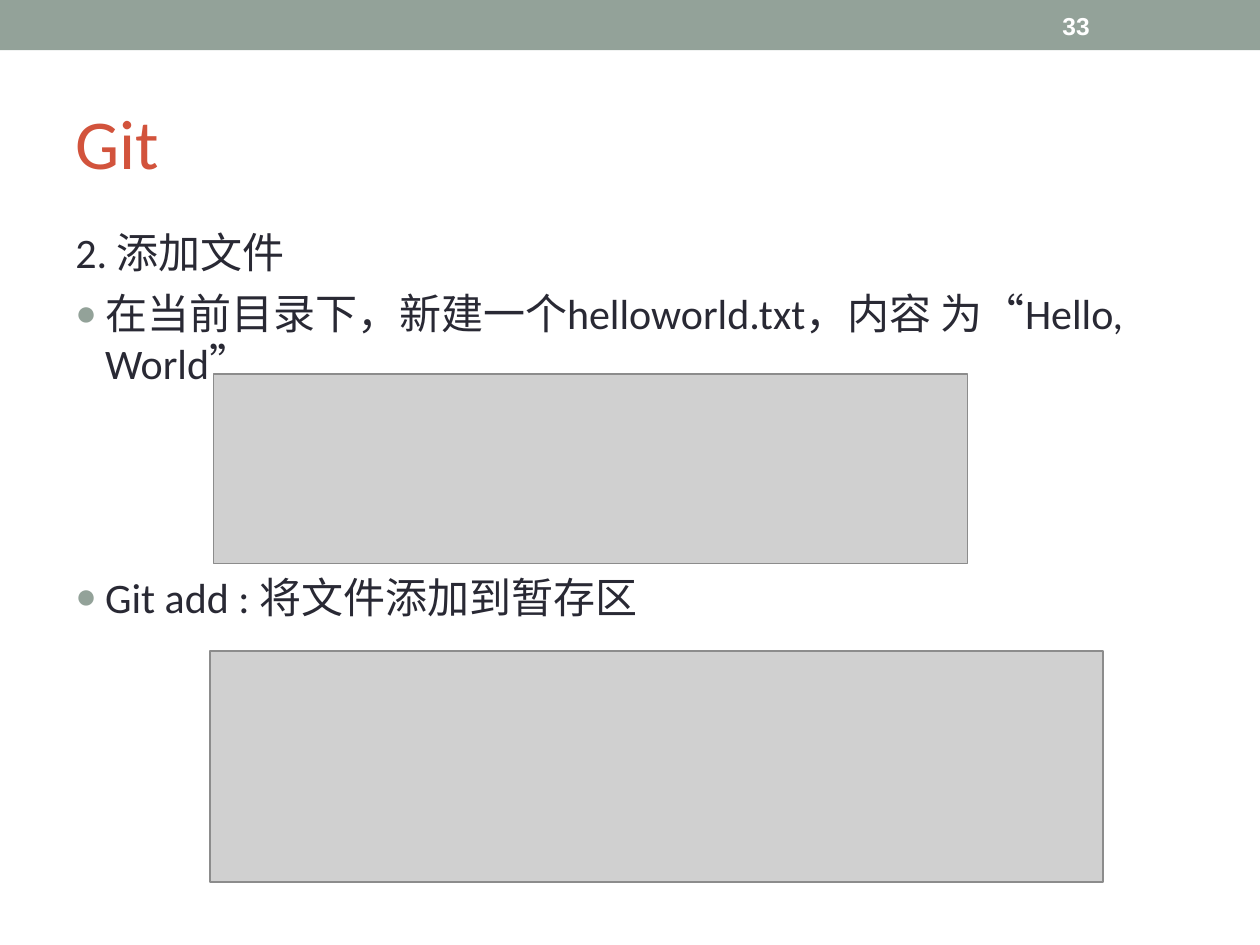
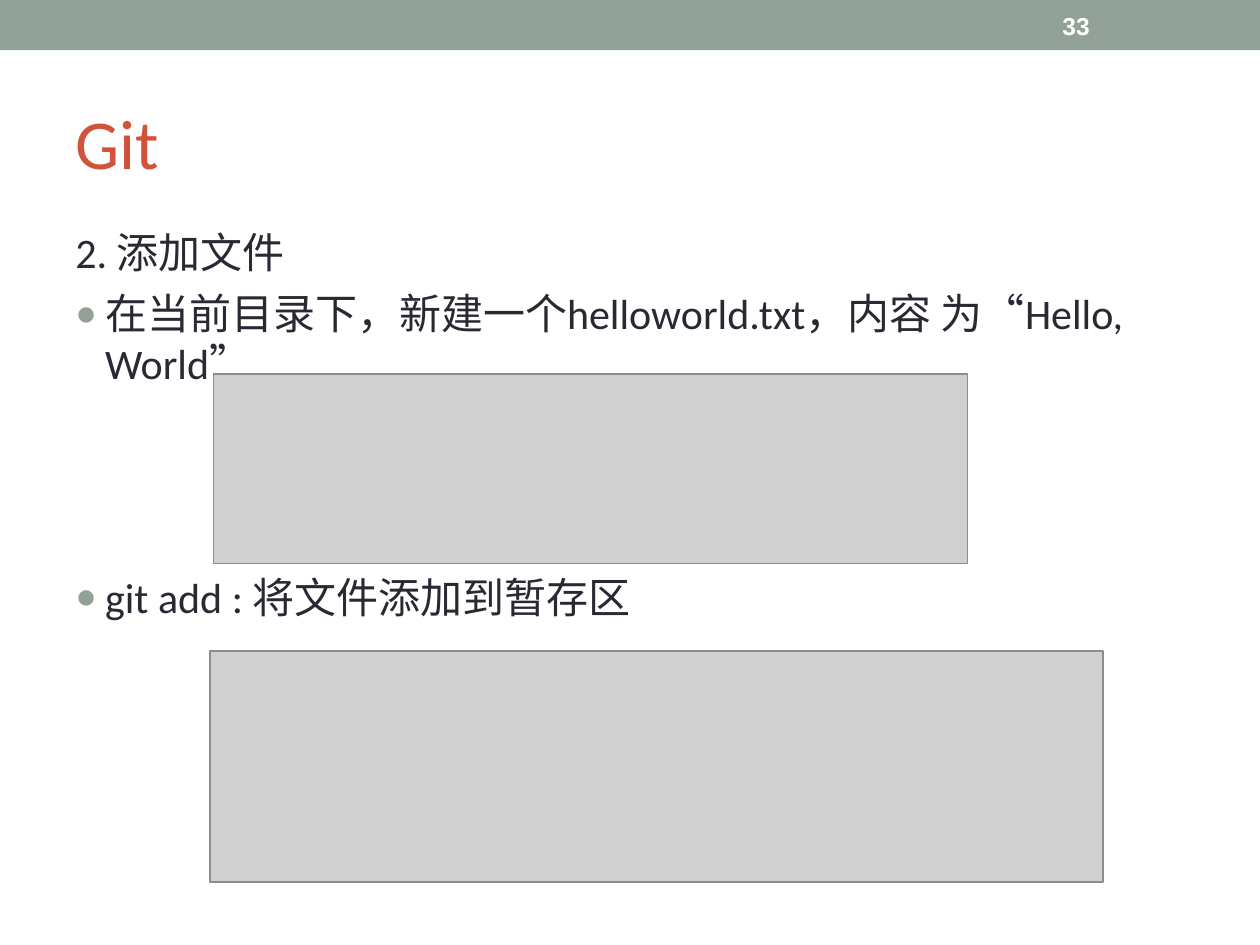
Before and after one commit to Lyon-NEU/Git, a slide deck: slide 33 of git.ppt. Drawn at 1260x945 pixels with LibreOffice and Linux fonts; fonts in the diff are those of the drawing; grey boxes stand for pictures. Boxes give left, top, right and bottom in pixels: in the first picture for what was removed or moved away, otherwise in the second. Text is boxed around its words. In the diff, an @@ line names an element or a change of style, - is before the commit and + after.

Commit message:
ddd

```diff
--- a/git.ppt
+++ b/git.ppt
@@ text at [105, 577, 631, 621]: text changed @@
-● Git add : 将文件添加到暂存区
+● git add : 将文件添加到暂存区
```
Also in this commit, not shown: 6 slides added, 2 slides removed.
